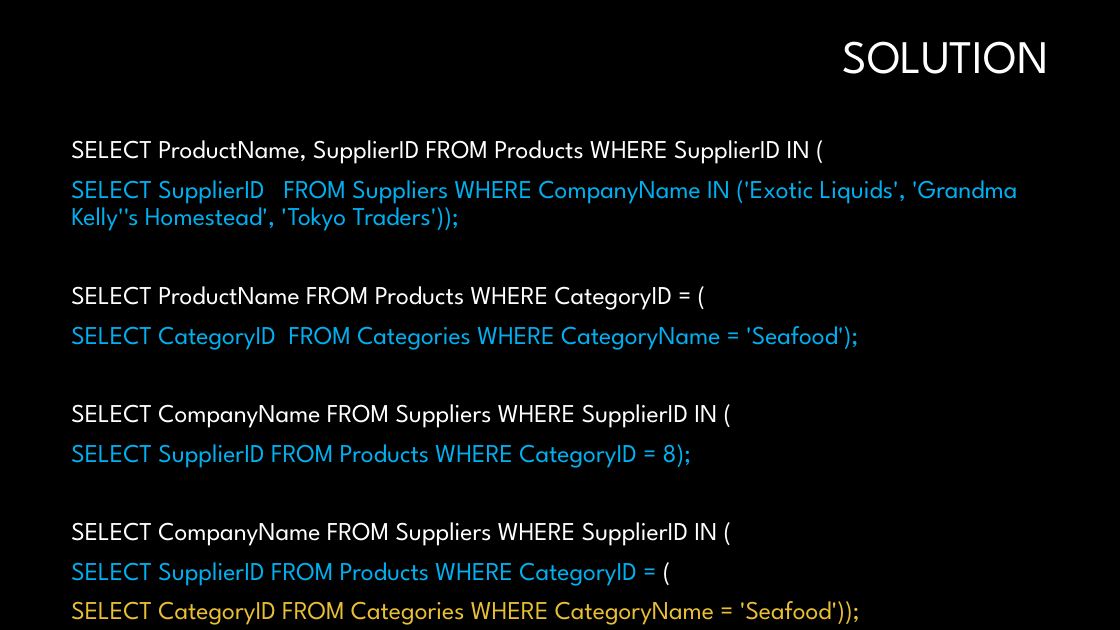
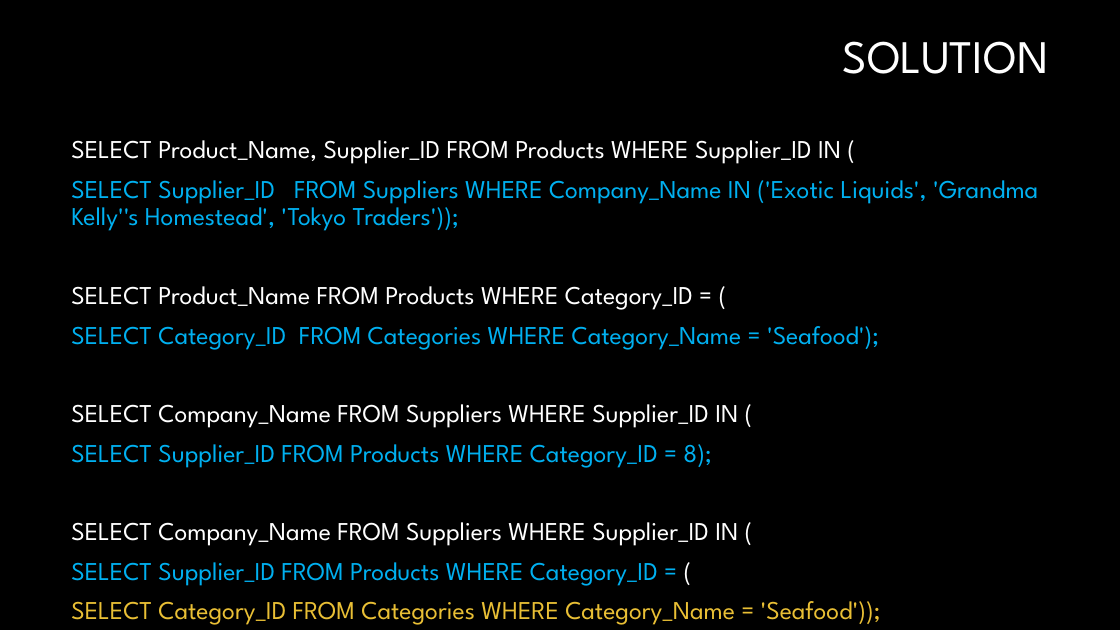
Before and after one commit to VKRISHNANB/postgres, a slide deck: slide 32 of slides/2psql1.pptx (slide 33 before the commit). Drawn at 1120x630 pixels with LibreOffice and Linux fonts; fonts in the diff are those of the drawing; background and template pictures are left out. Boxes give left, top, right and bottom in pixels: in the first picture for what was removed or moved away, otherwise in the second. Text is boxed around its words. In the diff, an @@ line names an element or a change of style, - is before the commit and + after.

```diff
--- a/slides/2psql1.pptx
+++ b/slides/2psql1.pptx
@@ text at box(71, 140, 1038, 625): text changed @@
-SELECT ProductName, SupplierID FROM Products WHERE SupplierID IN (
-SELECT SupplierID FROM Suppliers WHERE CompanyName IN ('Exotic Liquids', 'Grandma Kelly''s Homestead', 'Tokyo Traders'));
-SELECT ProductName FROM Products WHERE CategoryID = (
-SELECT CategoryID FROM Categories WHERE CategoryName = 'Seafood');
-SELECT CompanyName FROM Suppliers WHERE SupplierID IN (
-SELECT SupplierID FROM Products WHERE CategoryID = 8);
-SELECT CompanyName FROM Suppliers WHERE SupplierID IN (
-SELECT SupplierID FROM Products WHERE CategoryID = (
-SELECT CategoryID FROM Categories WHERE CategoryName = 'Seafood'));
+SELECT Product_Name, Supplier_ID FROM Products WHERE Supplier_ID IN (
+SELECT Supplier_ID FROM Suppliers WHERE Company_Name IN ('Exotic Liquids', 'Grandma Kelly''s Homestead', 'Tokyo Traders'));
+SELECT Product_Name FROM Products WHERE Category_ID = (
+SELECT Category_ID FROM Categories WHERE Category_Name = 'Seafood');
+SELECT Company_Name FROM Suppliers WHERE Supplier_ID IN (
+SELECT Supplier_ID FROM Products WHERE Category_ID = 8);
+SELECT Company_Name FROM Suppliers WHERE Supplier_ID IN (
+SELECT Supplier_ID FROM Products WHERE Category_ID = (
+SELECT Category_ID FROM Categories WHERE Category_Name = 'Seafood'));
```
Also in this commit, not shown: 33 other slides changed, 1 slide removed, 4 other files.
